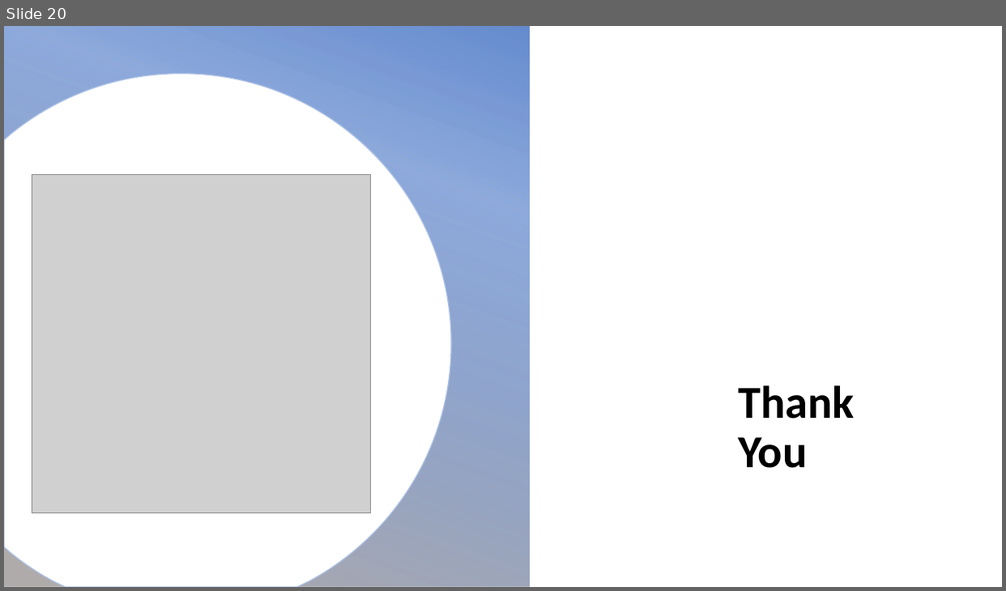
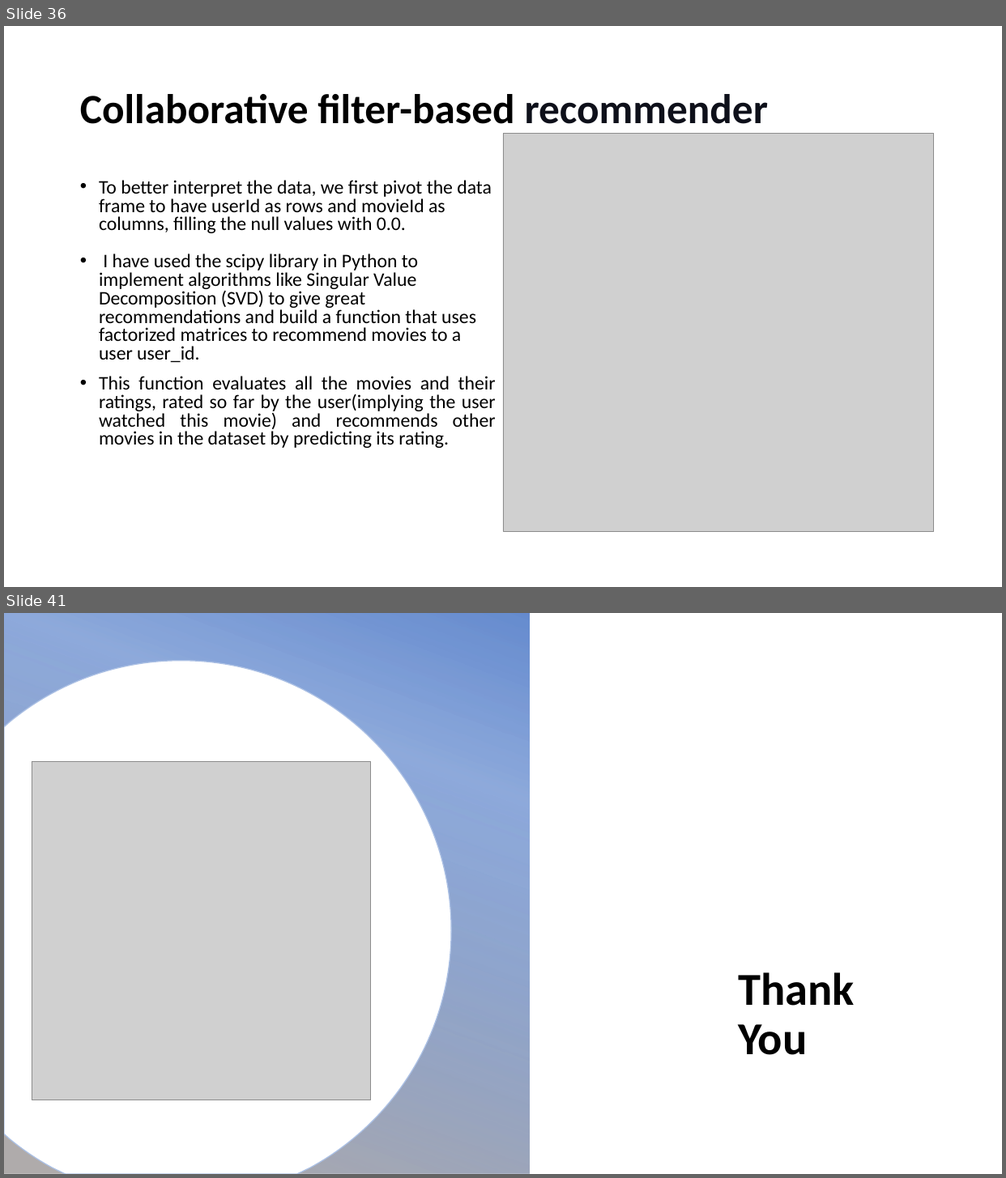
Before and after one commit to lasyabheemendra/Sprigboard-DatascienceProjects, a slide deck: Capstone2_Recommendation System for movies/Recommendation system.pptx. Shown one above the other, each under a label of ours: slide 20 before the commit, slides 36 and 41 after it; the slides between them are not shown. The pictures are 1006x591 and 1006x1178 pixels, drawn with LibreOffice and Linux fonts; fonts in the diff are those of the drawing; grey boxes stand for pictures; background and template pictures are left out. Boxes give left, top, right and bottom in pixels: in the first picture for what was removed or moved away, otherwise in the second. Text is boxed around its words. In the diff, an @@ line names an element or a change of style, - is before the commit and + after.

```diff
--- a/Capstone2_Recommendation System for movies/Recommendation system.pptx
+++ b/Capstone2_Recommendation System for movies/Recommendation system.pptx
@@ slide 36 added at [4, 26, 1002, 587], background #FFFFFF @@
@@ title added at [80, 94, 768, 134], 40 pt, text #000000, bold @@
+Collaborative filter-based recommender
@@ picture added at [503, 134, 934, 532] @@
@@ text added at [99, 180, 496, 448], 18.5 pt, text #000000 @@
+• To better interpret the data, we first pivot the data frame to have userId as rows and movieId as columns, filling the null values with 0.0.
+• I have used the scipy library in Python to implement algorithms like Singular Value Decomposition (SVD) to give great recommendations and build a function that uses factorized matrices to recommend movies to a user user_id.
+• This function evaluates all the movies and their ratings, rated so far by the user(implying the user watched this movie) and recommends other movies in the dataset by predicting its rating.
@@ what was slide 20 is now slide 41 @@
```
Also in this commit, not shown: 16 slides changed, 22 other slides added, 2 slides removed.
